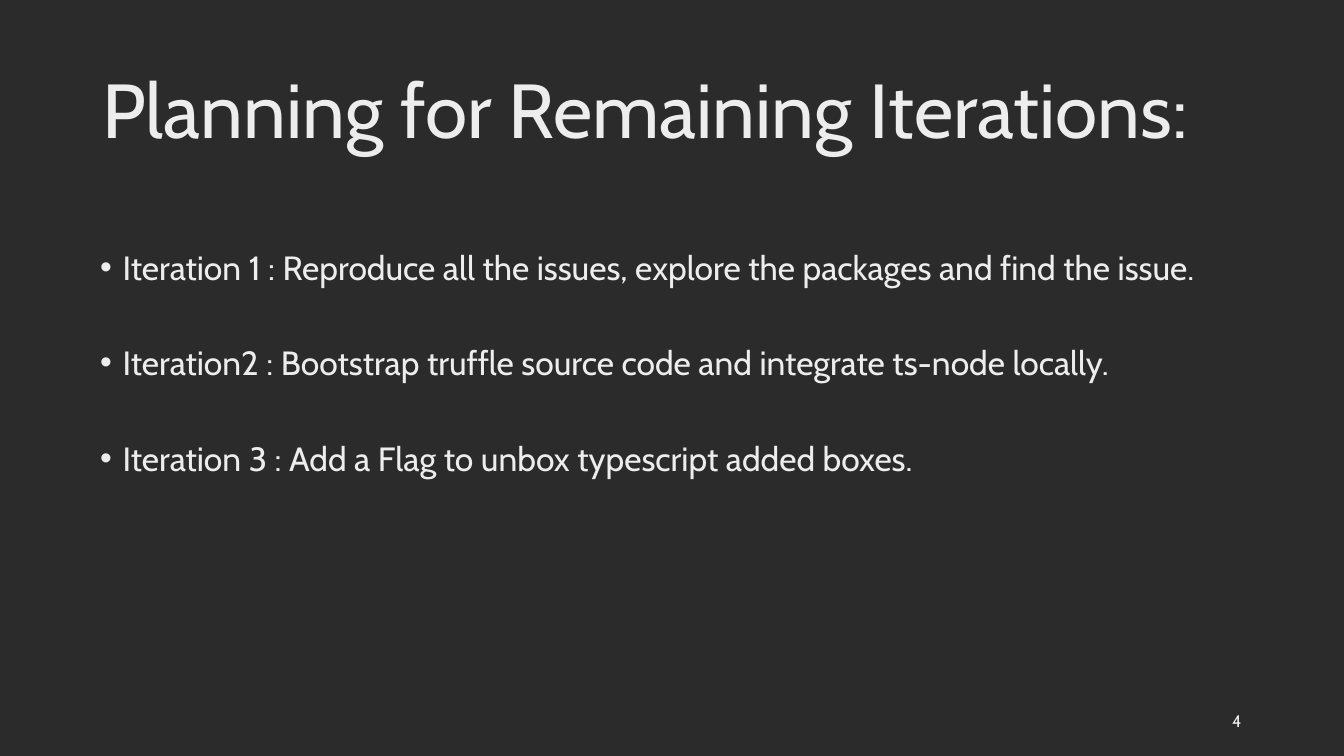
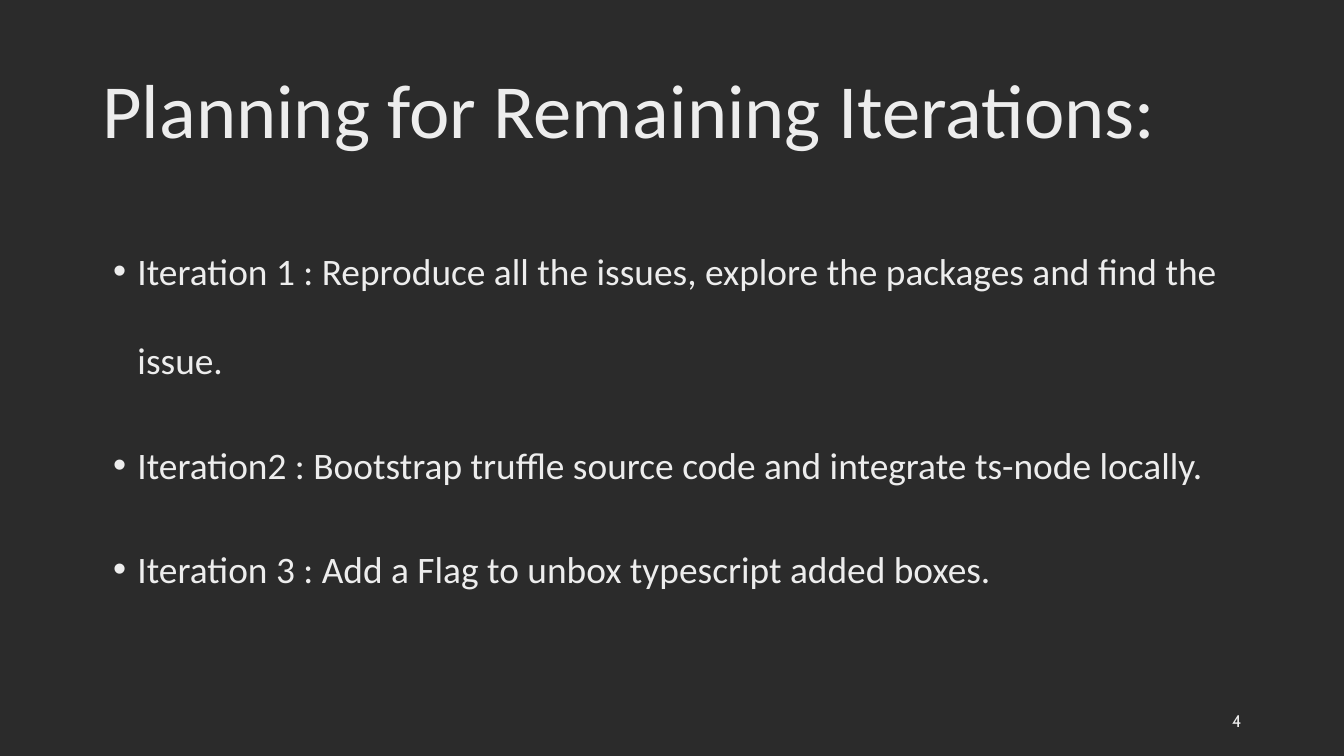
Before and after one commit to saicharan1248/CSE_6324_team_project, a slide deck: slide 4 of Iteration_1/iteration_1.pptx. Drawn at 1344x756 pixels with LibreOffice and Linux fonts; fonts in the diff are those of the drawing; background and template pictures are left out; a plain dark background stands for a picture behind light text. Boxes give left, top, right and bottom in pixels: in the first picture for what was removed or moved away, otherwise in the second. Text is boxed around its words. In the diff, an @@ line names an element or a change of style, - is before the commit and + after.

```diff
--- a/Iteration_1/iteration_1.pptx
+++ b/Iteration_1/iteration_1.pptx
@@ title "Planning for Remaining Iterations:" at (102, 85, 1155, 151): font Cabin to Calibri @@
@@ text "Iteration 1 : Reproduce all ...": place and size @@
-text "Iteration 1 : Reproduce all ..." at (123, 255, 1195, 479)
+text "Iteration 1 : Reproduce all ..." at (137, 259, 1217, 590)
@@ text "Iteration 1 : Reproduce all ..." at (137, 259, 1217, 590): size 18 to 20 pt, font Cabin to Calibri; indent changed @@
```
Also in this commit, not shown: 13 other slides changed.
